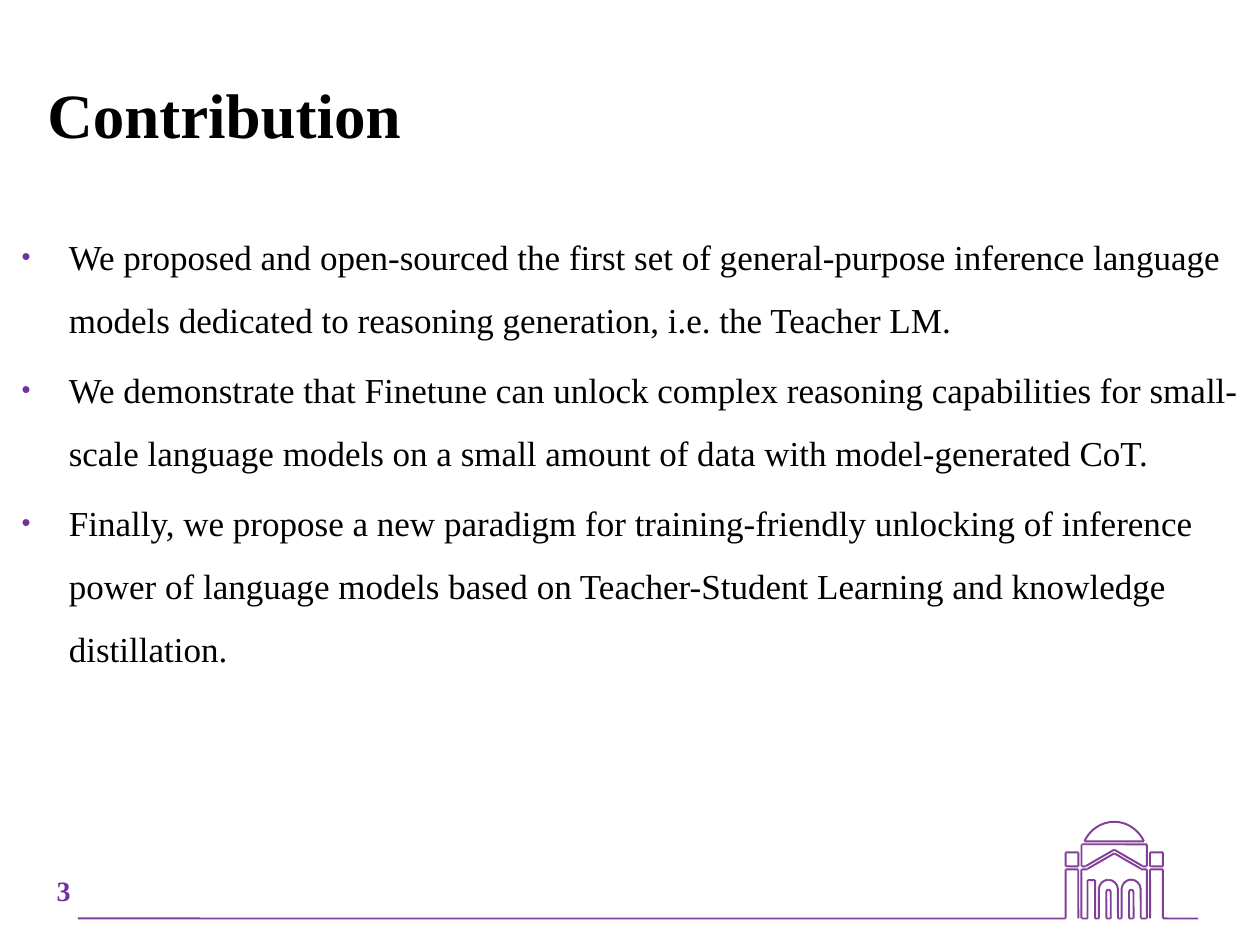
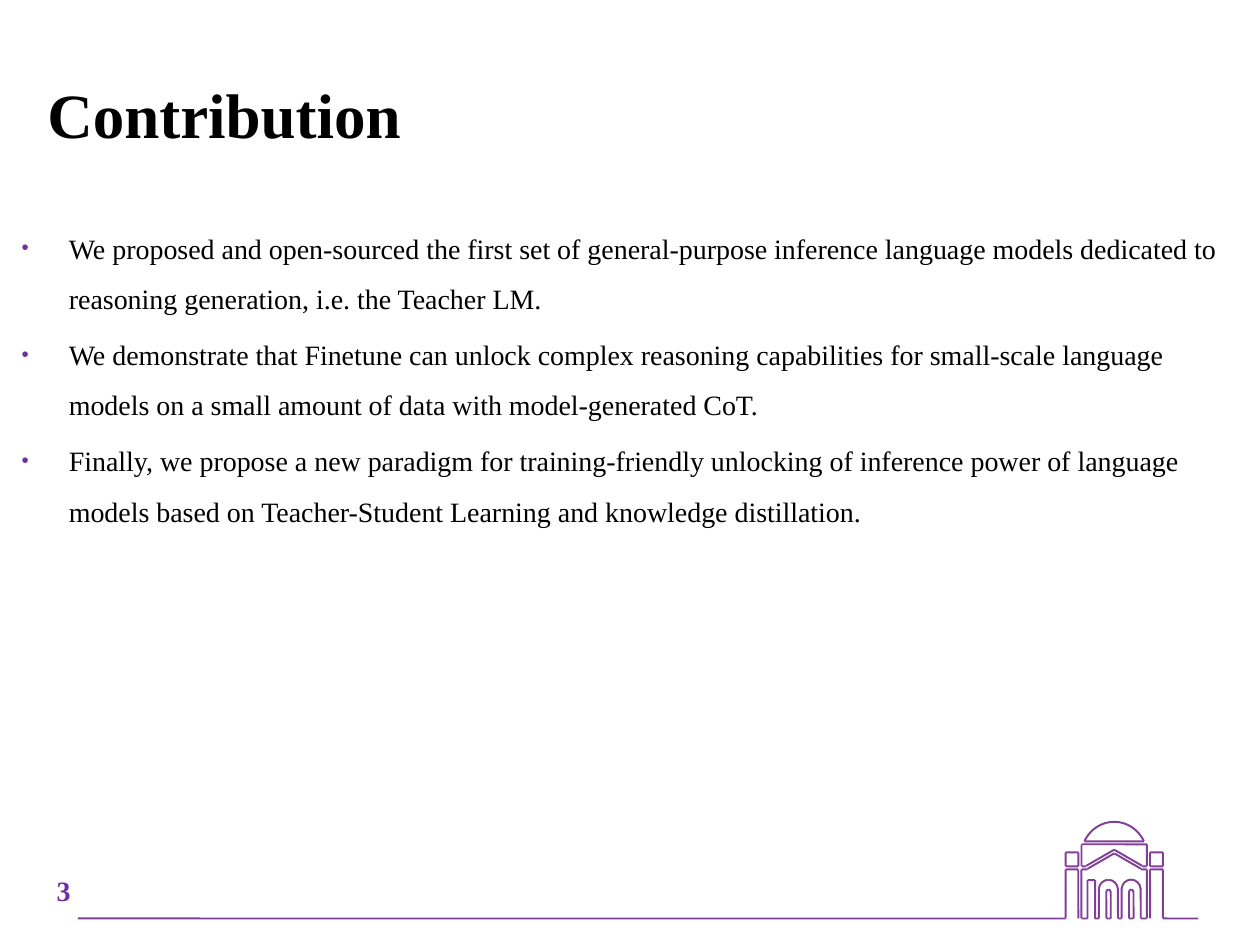
Before and after one commit to zhaochenyang20/ivue_wallpaper, a slide deck: slide 3 of self-info/Teacher LM English.pptx. Drawn at 1260x945 pixels with LibreOffice and Linux fonts; fonts in the diff are those of the drawing; background and template pictures are left out. Boxes give left, top, right and bottom in pixels: in the first picture for what was removed or moved away, otherwise in the second. Text is boxed around its words. In the diff, an @@ line names an element or a change of style, - is before the commit and + after.

```diff
--- a/self-info/Teacher LM English.pptx
+++ b/self-info/Teacher LM English.pptx
@@ text "We proposed and open-sourced the ..." at (69,239,1216,527): size 20 to 16 pt @@
```
Also in this commit, not shown: 1 other slide changed.
